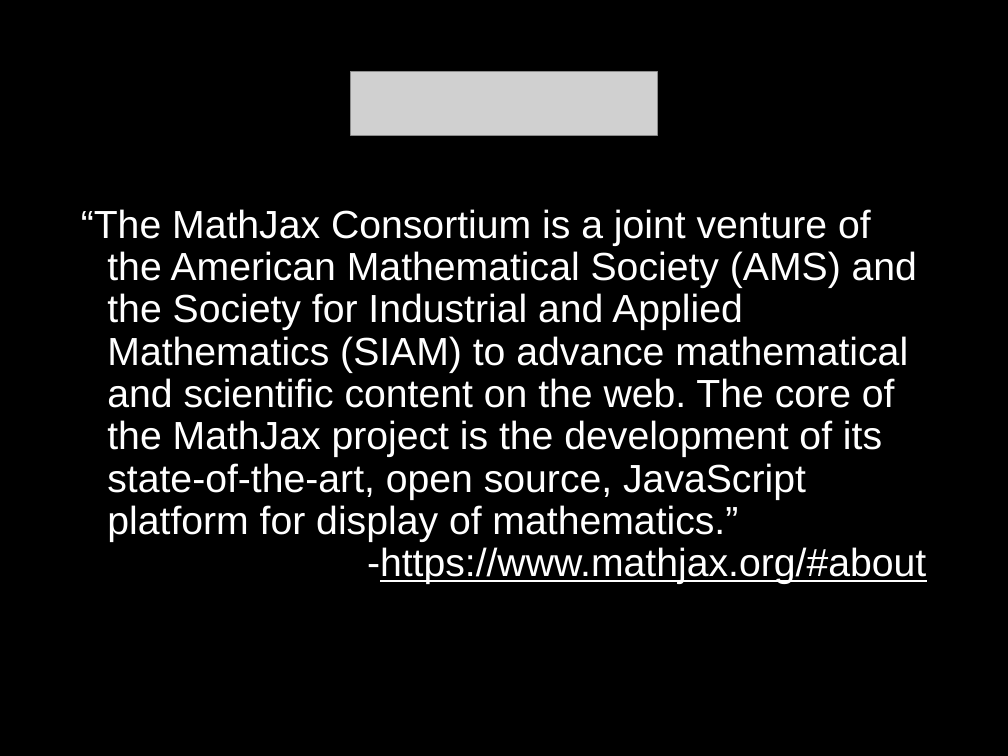
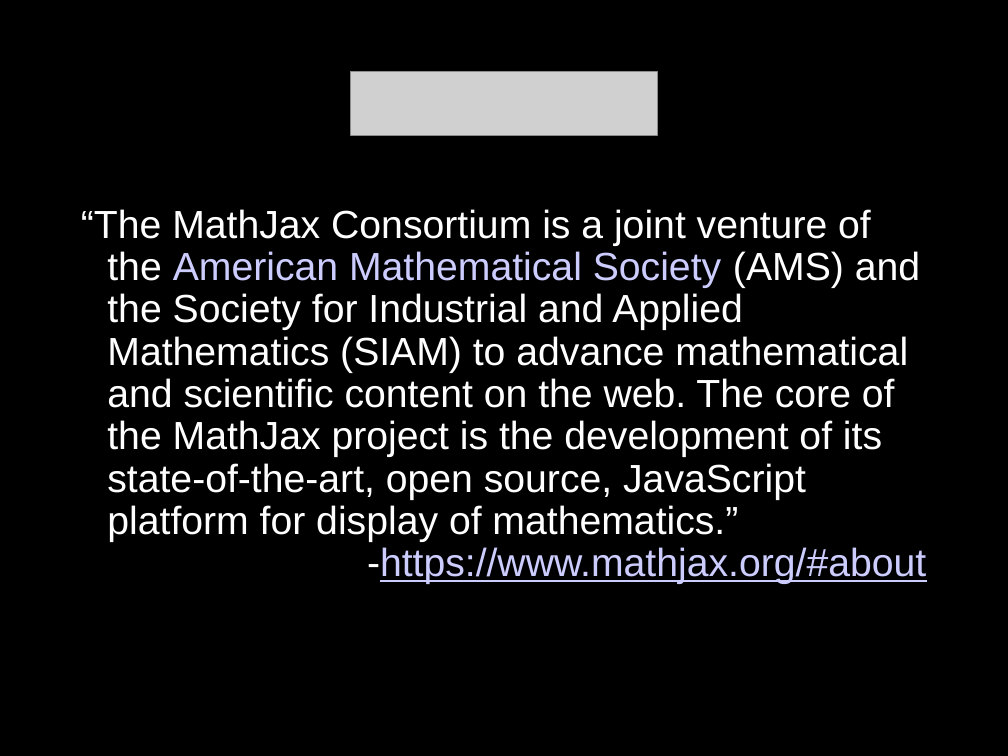
Before and after one commit to CSCI-362-02-2015/Team2, a slide deck: slide 4 of TeamAssignments/TeamTwo4Now_presentation.ppt. Drawn at 1008x756 pixels with LibreOffice and Linux fonts; fonts in the diff are those of the drawing; grey boxes stand for pictures. Boxes give left, top, right and bottom in pixels: in the first picture for what was removed or moved away, otherwise in the second. Text is boxed around its words. In the diff, an @@ line names an element or a change of style, - is before the commit and + after.

```diff
--- a/TeamAssignments/TeamTwo4Now_presentation.ppt
+++ b/TeamAssignments/TeamTwo4Now_presentation.ppt
@@ text "“The MathJax Consortium is a ..." at (81,209,926,584): text colour #FFFFFF to #CCCCFF in "American Mathematical Society", "-https://www.mathjax.org/#about"; indent changed @@
```
Also in this commit, not shown: 6 other slides changed.
